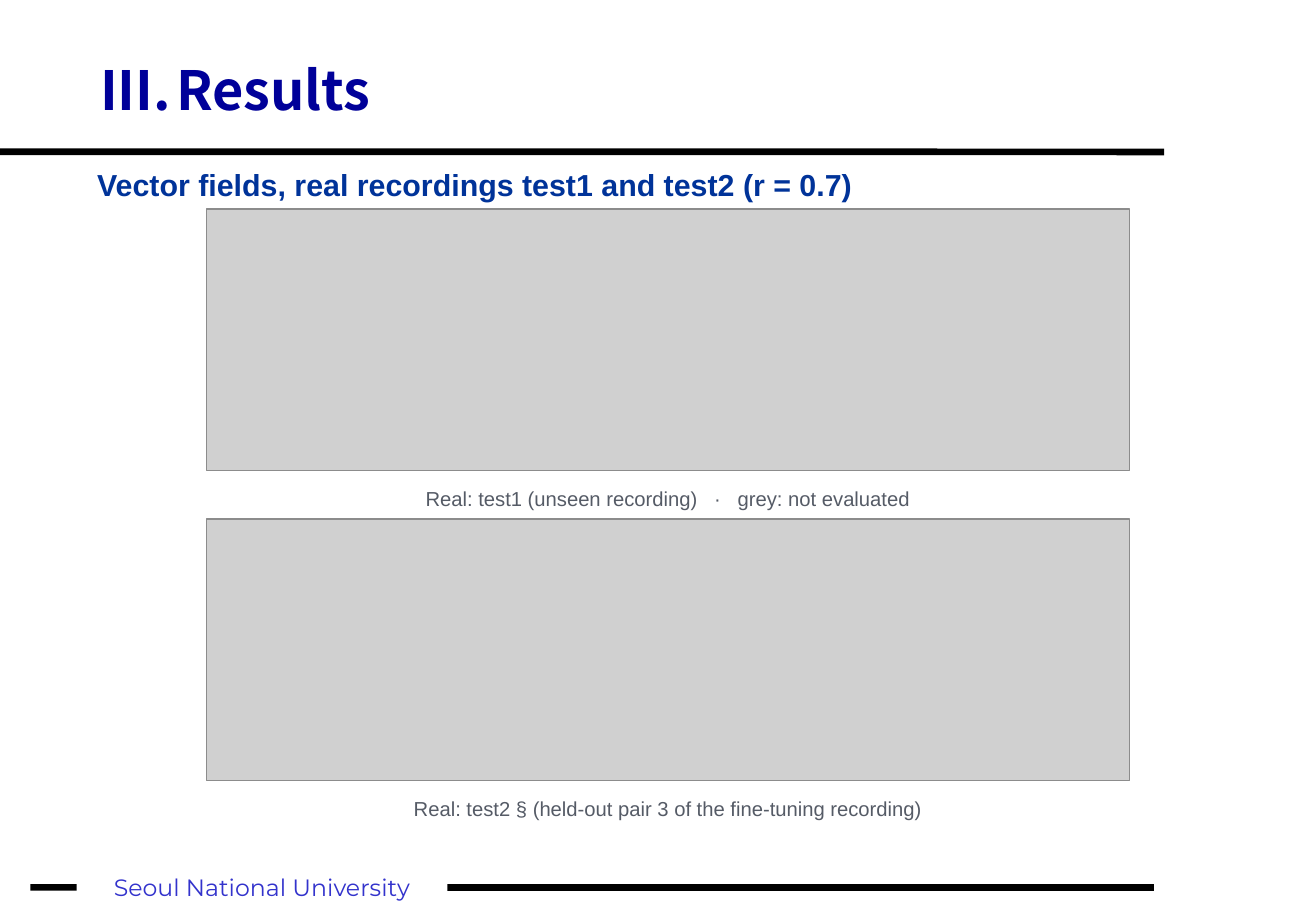
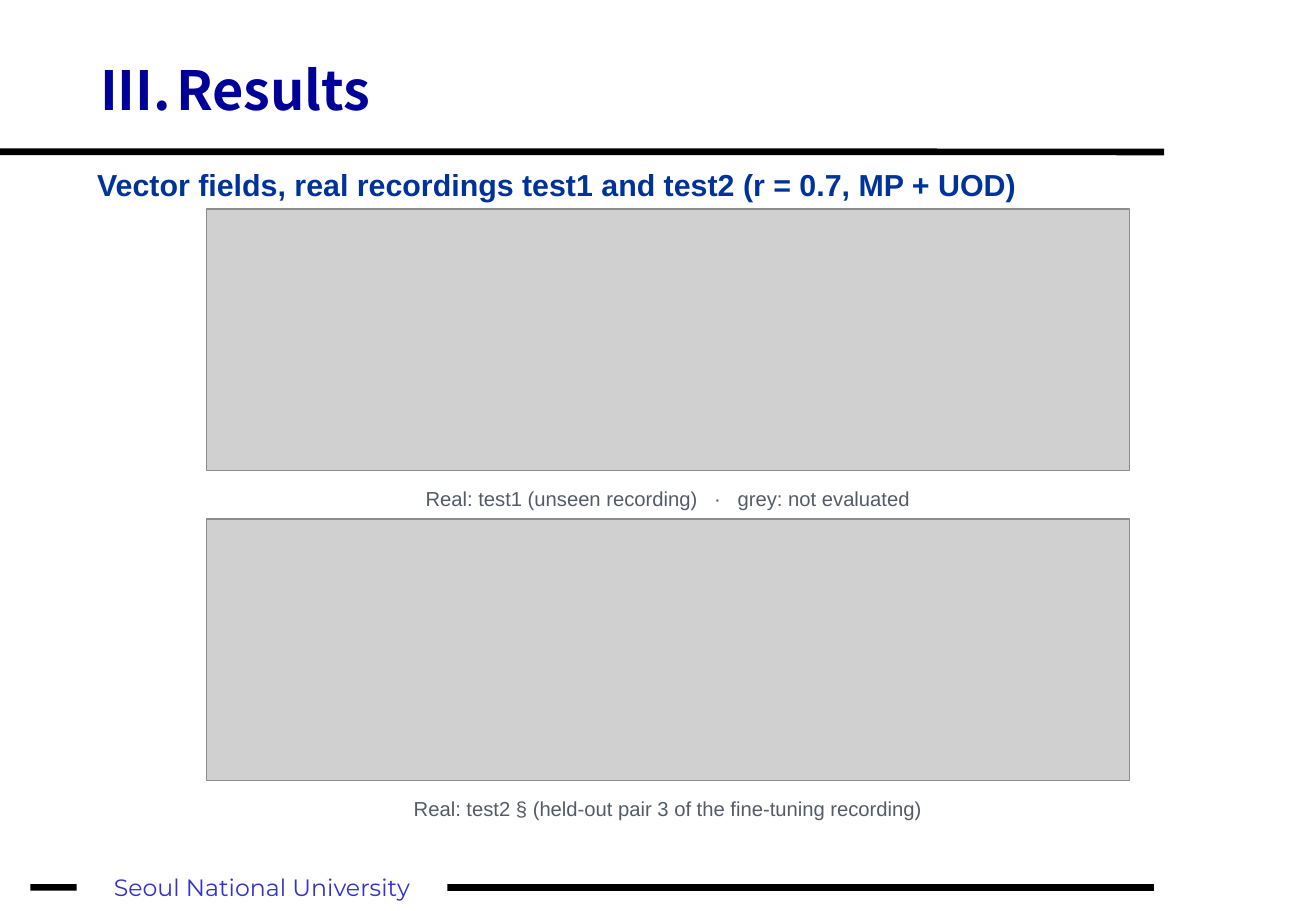
Before and after one commit to fosherrat/piv_termproject, a slide deck: slide 20 of presentation/PIV_term_project.pptx (slide 17 before the commit). Drawn at 1316x911 pixels with LibreOffice and Linux fonts; fonts in the diff are those of the drawing; grey boxes stand for pictures. Boxes give left, top, right and bottom in pixels: in the first picture for what was removed or moved away, otherwise in the second. Text is boxed around its words. In the diff, an @@ line names an element or a change of style, - is before the commit and + after.

```diff
--- a/presentation/PIV_term_project.pptx
+++ b/presentation/PIV_term_project.pptx
@@ text at box(97, 174, 1016, 202): text changed @@
-Vector fields, real recordings test1 and test2 (r = 0.7)
+Vector fields, real recordings test1 and test2 (r = 0.7, MP + UOD)
```
Also in this commit, not shown: 10 other slides changed, 5 slides added, 2 slides removed, 8 other files.
